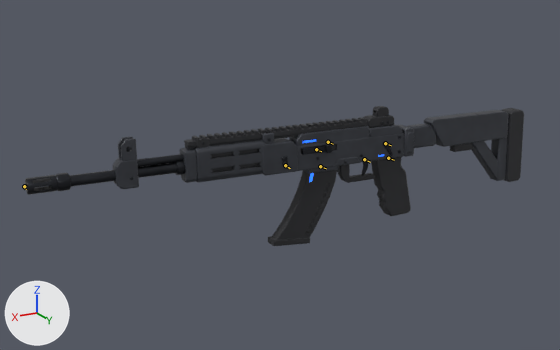
What one commit did to the Blender file art-source/weapons/Vandal.blend.
Both versions are drawn from a 50 mm lens placed at (3.42, 4.59, 1.92), pointed at (0.85, -0.17, 0.1). Arrows for +X, +Y and +Z are at lower left; the lights stay in place. The first picture is the older version. Both versions are drawn at frame 19 of the action 'Vandal_Draw'; the numbers are the values there. The bones that bend it are drawn over the model as lines.

Names of what the first picture shows: 'Vandal_Barrel', 'Vandal_ChargingHandle', 'Vandal_CharmLoop', 'Vandal_FireSelector', 'Vandal_FrontSight', 'Vandal_Grip', 'Vandal_Handguard', 'Vandal_Mag', 'Vandal_Neon', 'Vandal_Pins', 'Vandal_Rail', 'Vandal_RearSight', 'Vandal_Receiver', 'Vandal_Stock', 'Vandal_Trigger'.
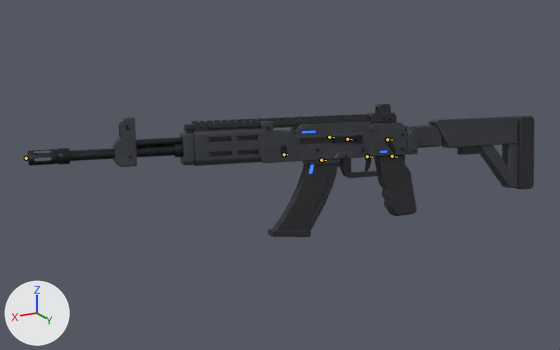
Changed parts and their boxes (x1, y1, x2, y2) in the pictures (560 x 350 px):
```json
{"object": "Vandal_Receiver", "change": "posed", "before": [262, 124, 414, 176], "after": [260, 121, 418, 167], "on screen": "11% shorter"}
{"object": "Vandal_Stock", "change": "posed", "before": [407, 108, 524, 182], "after": [412, 116, 535, 190]}
{"object": "Vandal_Handguard", "change": "posed", "before": [175, 140, 266, 183], "after": [174, 128, 264, 166], "on screen": "11% shorter"}
{"object": "Vandal_Barrel", "change": "posed", "before": [25, 154, 184, 195], "after": [28, 137, 182, 166], "on screen": "29% shorter"}
{"object": "Vandal_Rail", "change": "posed", "before": [184, 117, 368, 149], "after": [184, 114, 369, 132], "on screen": "42% shorter"}
{"object": "Vandal_Mag", "change": "posed", "before": [268, 170, 337, 246], "after": [268, 163, 338, 237]}
{"object": "Vandal_Grip", "change": "posed", "before": [338, 157, 411, 216], "after": [340, 155, 417, 216]}
{"object": "Vandal_FrontSight", "change": "posed", "before": [112, 136, 139, 189], "after": [113, 117, 137, 167], "on screen": "11% narrower"}
{"object": "Vandal_RearSight", "change": "posed", "before": [363, 106, 394, 128], "after": [367, 104, 397, 123], "on screen": "13% shorter"}
{"object": "Vandal_FireSelector", "change": "posed", "before": [383, 141, 393, 156], "after": [385, 137, 396, 152], "on screen": "9% wider"}
{"object": "Vandal_Trigger", "change": "posed", "before": [362, 161, 369, 175], "after": [364, 157, 371, 171]}
{"object": "Vandal_Pins", "change": "posed", "before": [202, 136, 401, 163], "after": [200, 126, 404, 157]}
{"object": "Vandal_CharmLoop", "change": "posed", "before": [282, 157, 288, 166], "after": [281, 145, 287, 155]}
{"bone": "Root", "before": "(388, 158) to (394, 160)", "after": "(392, 156) to (397, 157)"}
{"bone": "ChargingHandle", "before": "(316, 149) to (321, 151)", "after": "(347, 139) to (352, 139)"}
```

The change, as JSON lines over the scene's bpy script:
```json
{"block": "bone_root", "where": "bone_root = bpy.data.objects['Vandal_Rig'].pose.bones['Root']"}
{"op": "set", "path": "bone_root.location", "old": "(0.0, 0.0, 0.002)", "new": "(-0.035, 0.0, 0.009)"}
{"op": "set", "path": "bone_root.rotation_euler", "old": "(0.0698, 0.0, -0.0698)", "new": "(0.209, -0.0524, -0.157)", "note": "degrees (4, 0, -4) -> degrees (12, -3, -9)"}
{"block": "bone_charginghandle", "where": "bone_charginghandle = bpy.data.objects['Vandal_Rig'].pose.bones['ChargingHandle']  # child of 'Root'"}
{"op": "set", "path": "bone_charginghandle.location", "old": "(0.0, 0.0, 0.0)", "new": "(-0.25, 0.0, 0.0)"}
```
